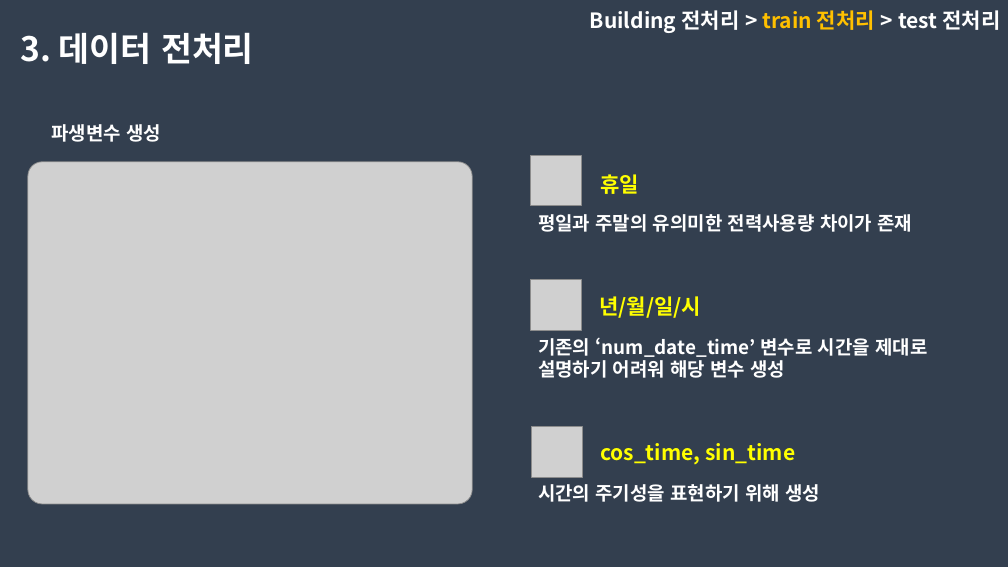
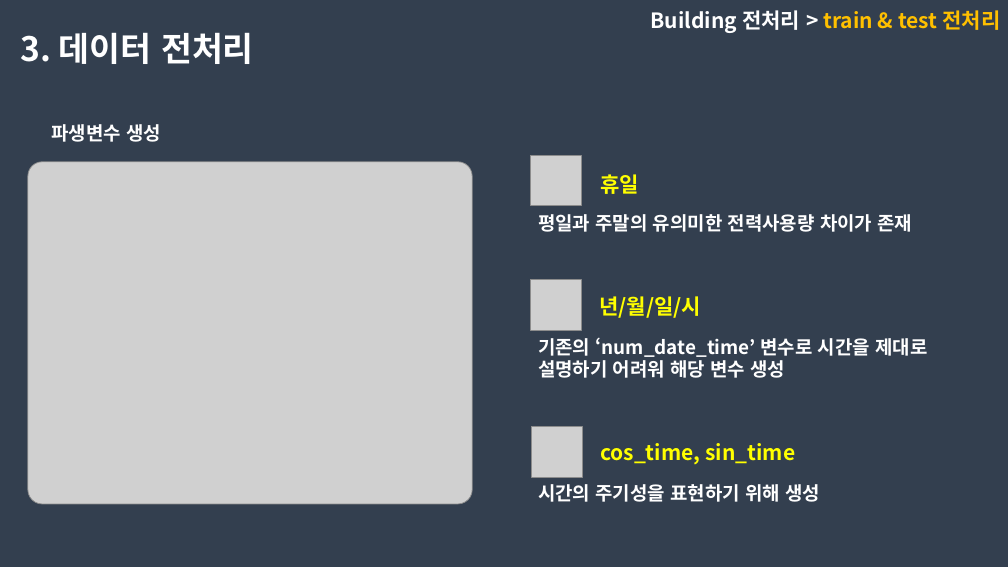
Before and after one commit to dongkieric98/-, a slide deck: slide 15 of electricity.pptx. Drawn at 1008x567 pixels with LibreOffice and Linux fonts; fonts in the diff are those of the drawing; grey boxes stand for pictures. Boxes give left, top, right and bottom in pixels: in the first picture for what was removed or moved away, otherwise in the second. Text is boxed around its words. In the diff, an @@ line names an element or a change of style, - is before the commit and + after.

```diff
--- a/electricity.pptx
+++ b/electricity.pptx
@@ text at (x1=651, y1=10, x2=1000, y2=33): text changed; text colour #FFFFFF to #FFC000 @@
-Building 전처리 > train 전처리 > test 전처리
+Building 전처리 > train & test 전처리
```
Also in this commit, not shown: 8 other slides changed, 5 slides added, 6 slides removed, 1 other file.
